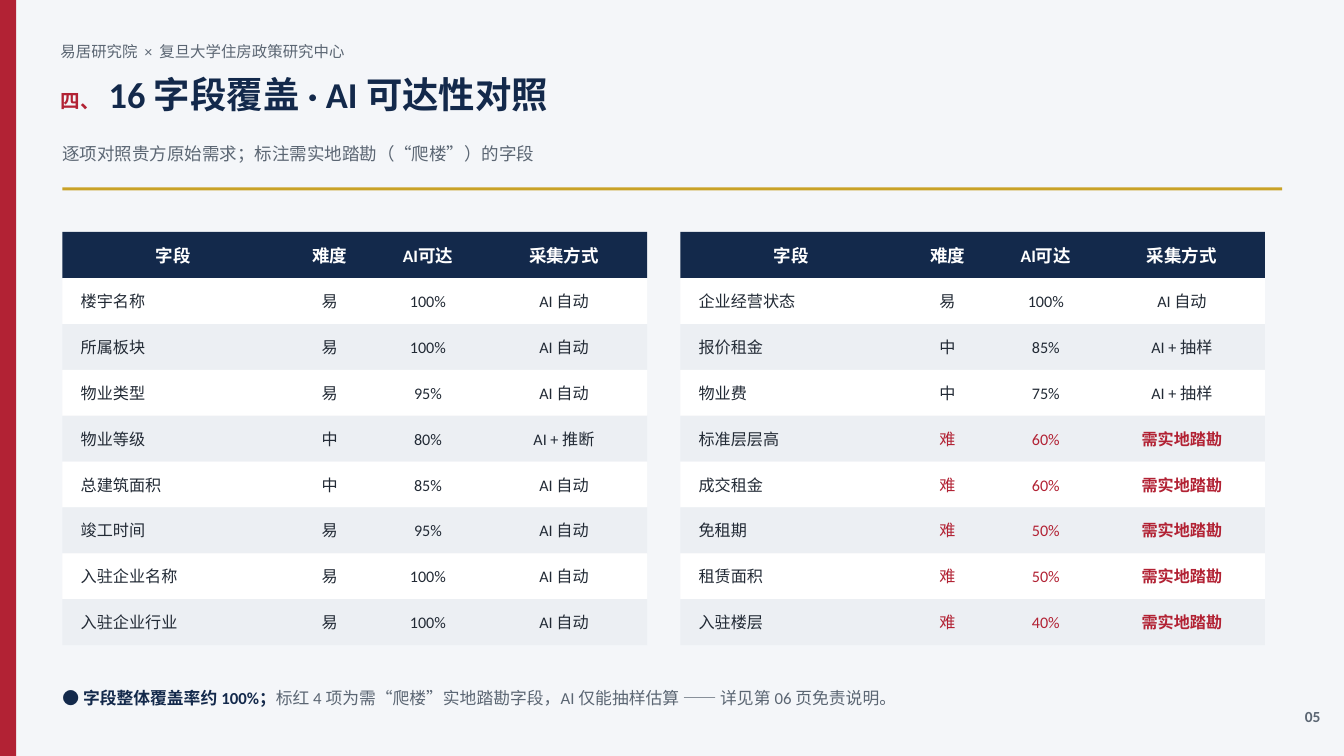
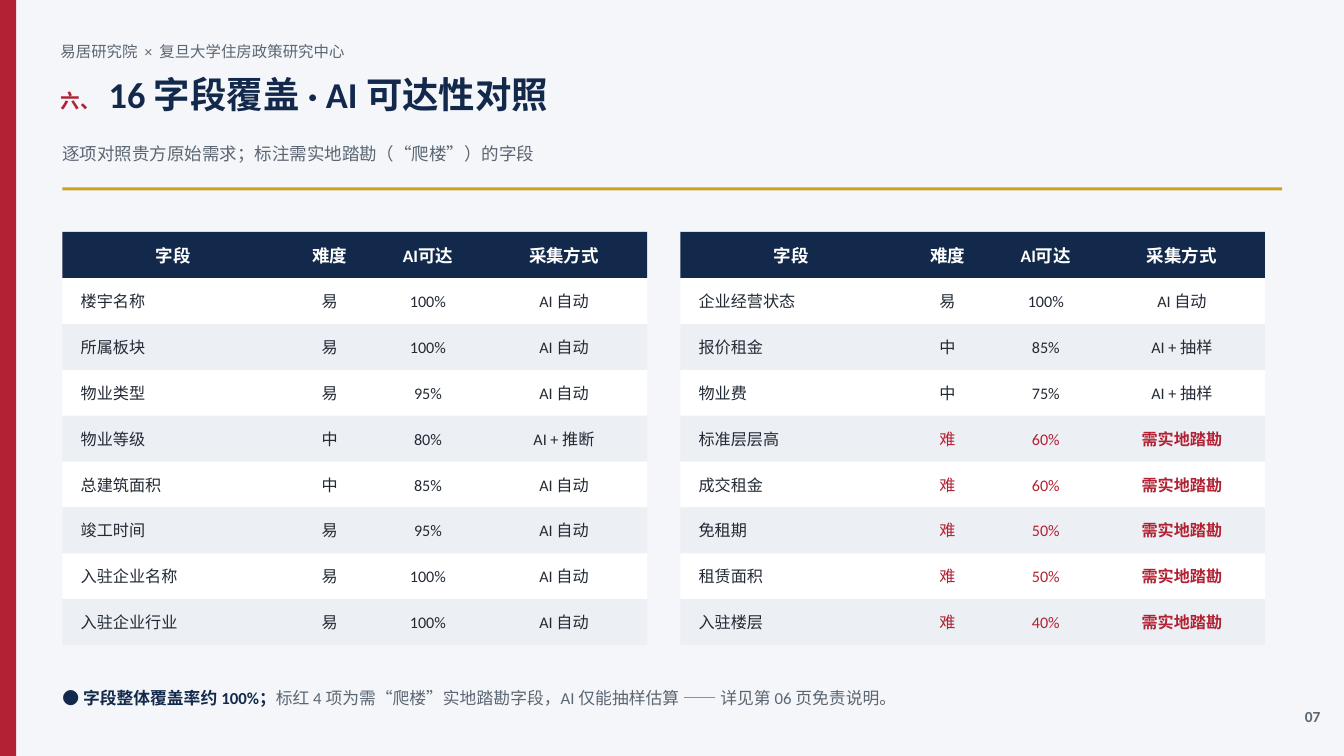
Before and after one commit to hujigang2010-maker/AIDEN, a slide deck: slide 7 of 易居研究院_复旦大学住房政策研究中心_合作方案.pptx (slide 5 before the commit). Drawn at 1344x756 pixels with LibreOffice and Linux fonts; fonts in the diff are those of the drawing. Boxes give left, top, right and bottom in pixels: in the first picture for what was removed or moved away, otherwise in the second. Text is boxed around its words. In the diff, an @@ line names an element or a change of style, - is before the commit and + after.

```diff
--- a/易居研究院_复旦大学住房政策研究中心_合作方案.pptx
+++ b/易居研究院_复旦大学住房政策研究中心_合作方案.pptx
@@ text at [60, 76, 548, 112]: text changed @@
-四、 16 字段覆盖 · AI 可达性对照
+六、 16 字段覆盖 · AI 可达性对照
@@ text at [1305, 712, 1321, 722]: text changed @@
-05
+07
```
Also in this commit, not shown: 11 other slides changed, 3 slides added, 1 other file.
